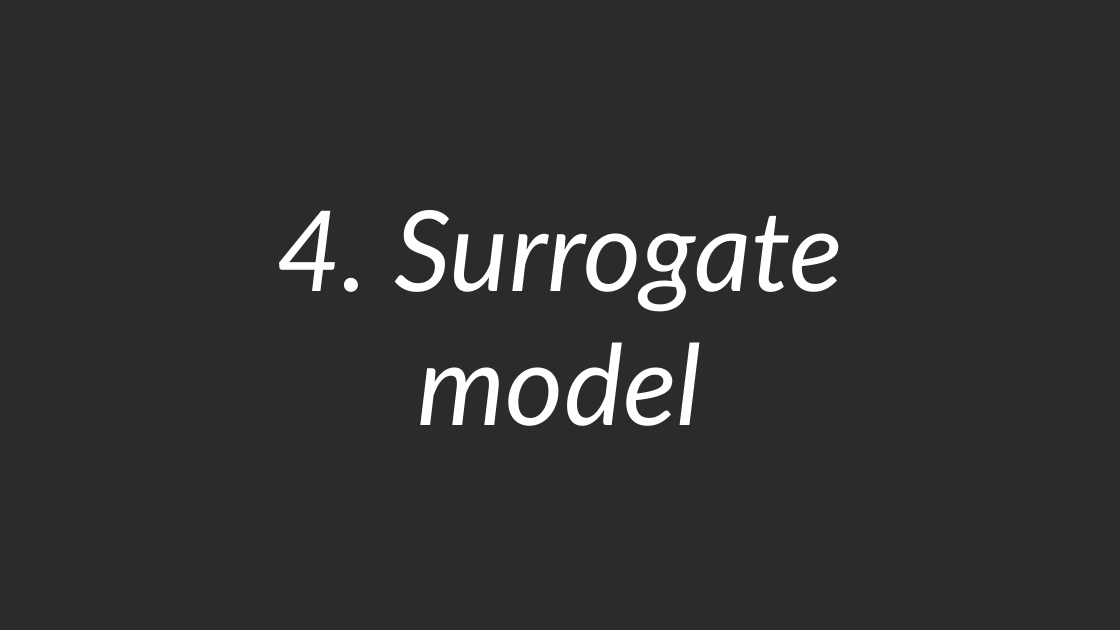
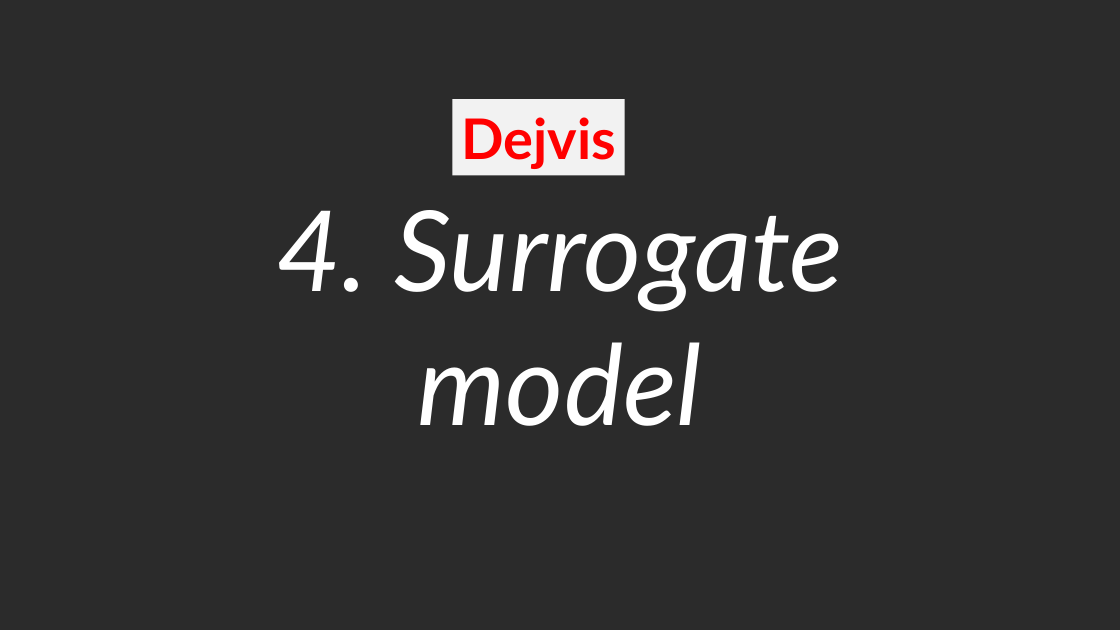
Before and after one commit to DejvisT/Sensitivity-Analysis-and-Surrogate-Modeling-of-PEM-Fuel-Cells, a slide deck: slide 22 of final_presentation_v1.pptx (slide 20 before the commit). Drawn at 1120x630 pixels with LibreOffice and Linux fonts; fonts in the diff are those of the drawing; background and template pictures are left out; a plain dark background stands for a picture behind light text. Boxes give left, top, right and bottom in pixels: in the first picture for what was removed or moved away, otherwise in the second. Text is boxed around its words. In the diff, an @@ line names an element or a change of style, - is before the commit and + after.

```diff
--- a/final_presentation_v1.pptx
+++ b/final_presentation_v1.pptx
@@ rectangle added at [453, 99, 625, 176], fill #F2F2F2, 48 pt, text #FF0000, bold @@
+Dejvis
```
Also in this commit, not shown: 6 other slides changed, 3 slides added.
